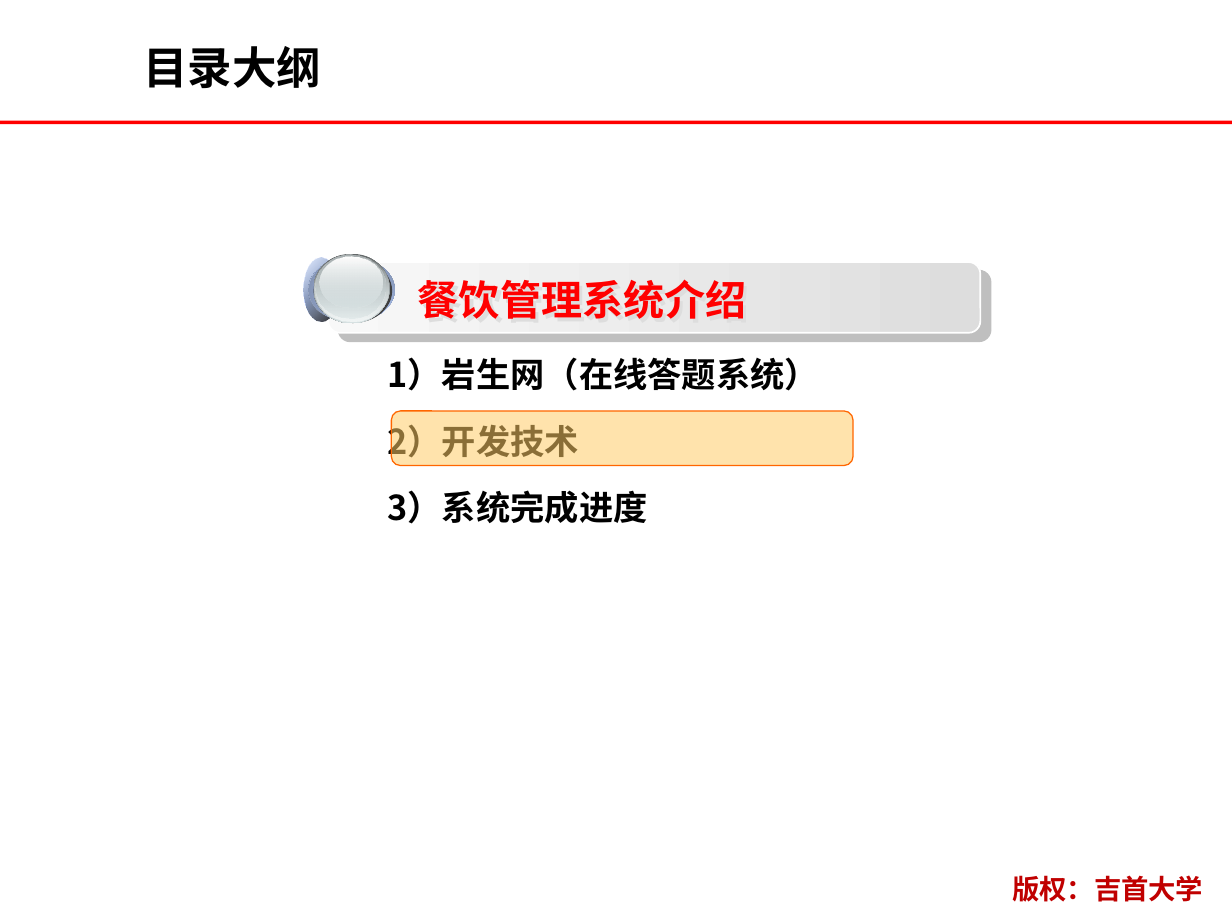
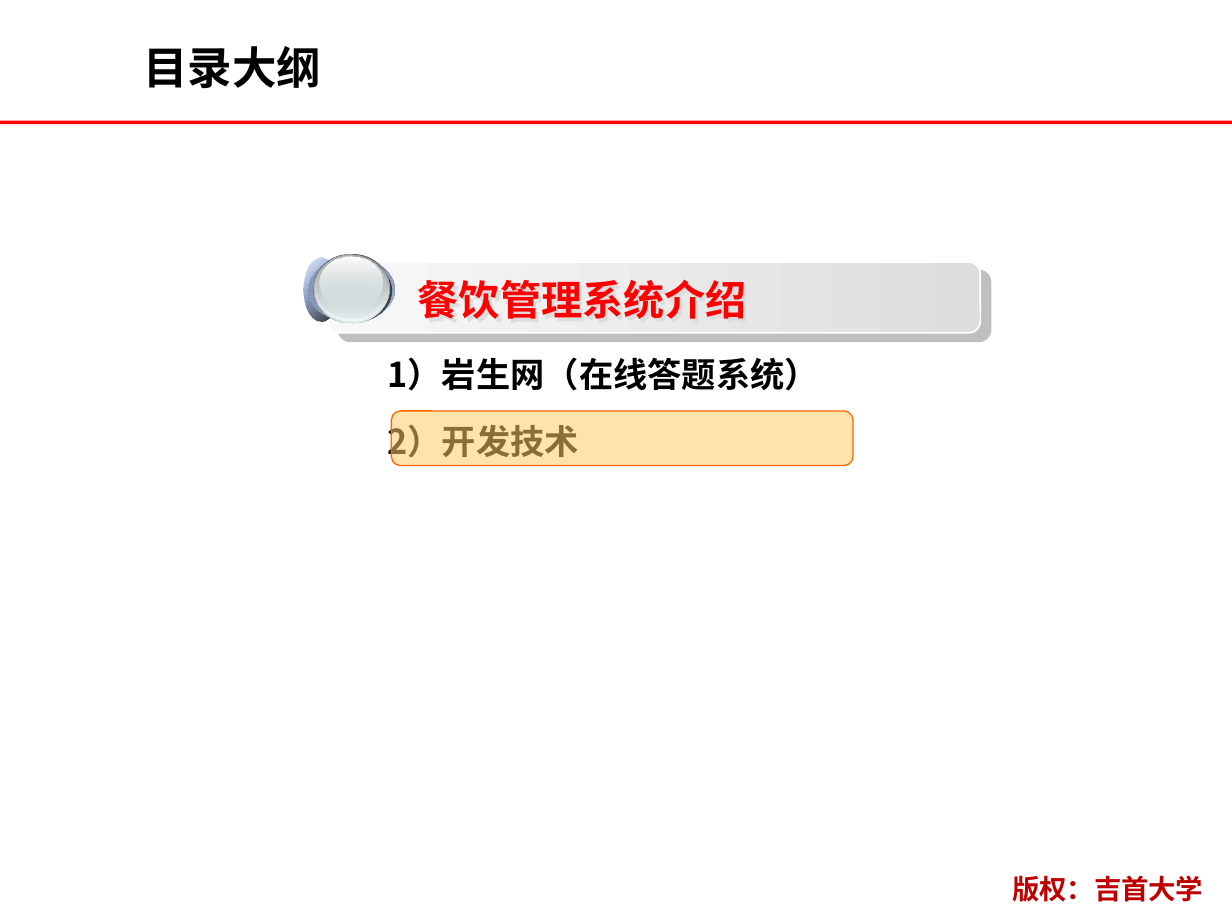
Before and after one commit to lkkkGitHub/yanshenProject, a slide deck: slide 6 of 文档/正式文档/岩生网（在线答题系统）.pptx. Drawn at 1232x924 pixels with LibreOffice and Linux fonts; fonts in the diff are those of the drawing; background and template pictures are left out. Boxes give left, top, right and bottom in pixels: in the first picture for what was removed or moved away, otherwise in the second. Text is boxed around its words. In the diff, an @@ line names an element or a change of style, - is before the commit and + after.

```diff
--- a/文档/正式文档/岩生网（在线答题系统）.pptx
+++ b/文档/正式文档/岩生网（在线答题系统）.pptx
@@ text at bbox=[387, 490, 647, 524]: paragraph removed @@
-3）系统完成进度
```
Also in this commit, not shown: 4 other slides changed, 1 slide removed.
